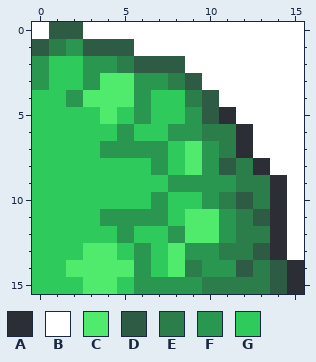
Pixel-art sprite: Dungeony/core/assets/images/tile/WALL_TOP_RIGHT.png. Above is the file before it was changed.
The file is 16x16 pixels.
Palette (. is transparent): A #2b2f35  B #ffffff  C #50eb6c  D #2d5b43  E #2b7d4a  F #299750  G #2eca5c
Pixels before, first column x 0:
 0 BDDBBBBBBBBBBBBB
 1 DEFDDDBBBBBBBBBB
 2 FGGFFEDDDBBBBBBB
 3 FGGFCCFFEDBBBBBB
 4 GGFCCCFGGEDBBBBB
 5 GGGGCGFGGFDABBBB
 6 GGGGGFGGFFEEABBB
 7 GGGGFFFFGCFEABBB
 8 GGGGGGGFGCFDEABB
 9 GGGGGGGGFFFFEEAB
10 GGGGGGGFGGFEDEAB
11 GGGGFFFFGCCFEDAB
12 GGGGGFGGFCCFEEAB
13 GGGCCGFGCFFEEDAB
14 GGCCCCFGCEFFDEDA
15 GGGCCGFFFFEEEEDA
Once edited:
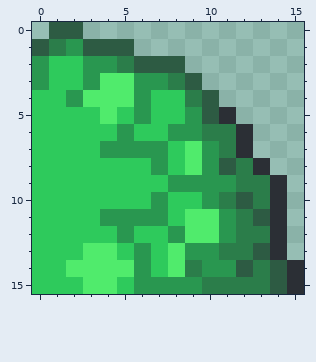
The commit says: adding alpha to wall tiles
Difference:
Changed rows in their new state; - is an unchanged pixel.
first column x 0:
 0 .--.............
 1 ------..........
 2 ---------.......
 3 ----------......
 4 -----------.....
 5 ------------....
 6 -------------...
 7 -------------...
 8 --------------..
 9 ---------------.
10 ---------------.
11 ---------------.
12 ---------------.
13 ---------------.
Boxes around the changes in both pictures, in picture pixels (x1, y1, x2, y2):
erased: (32, 22, 304, 260)
